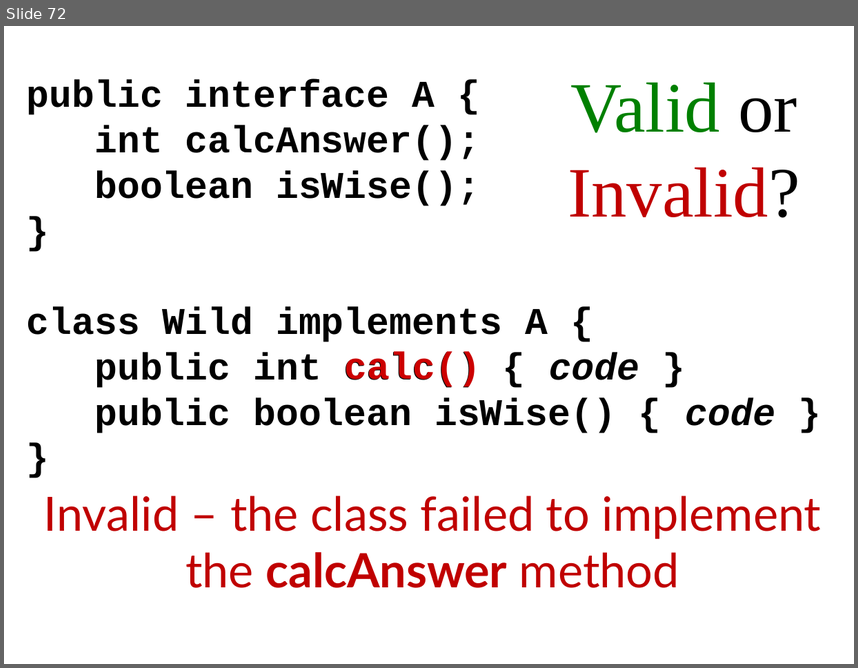
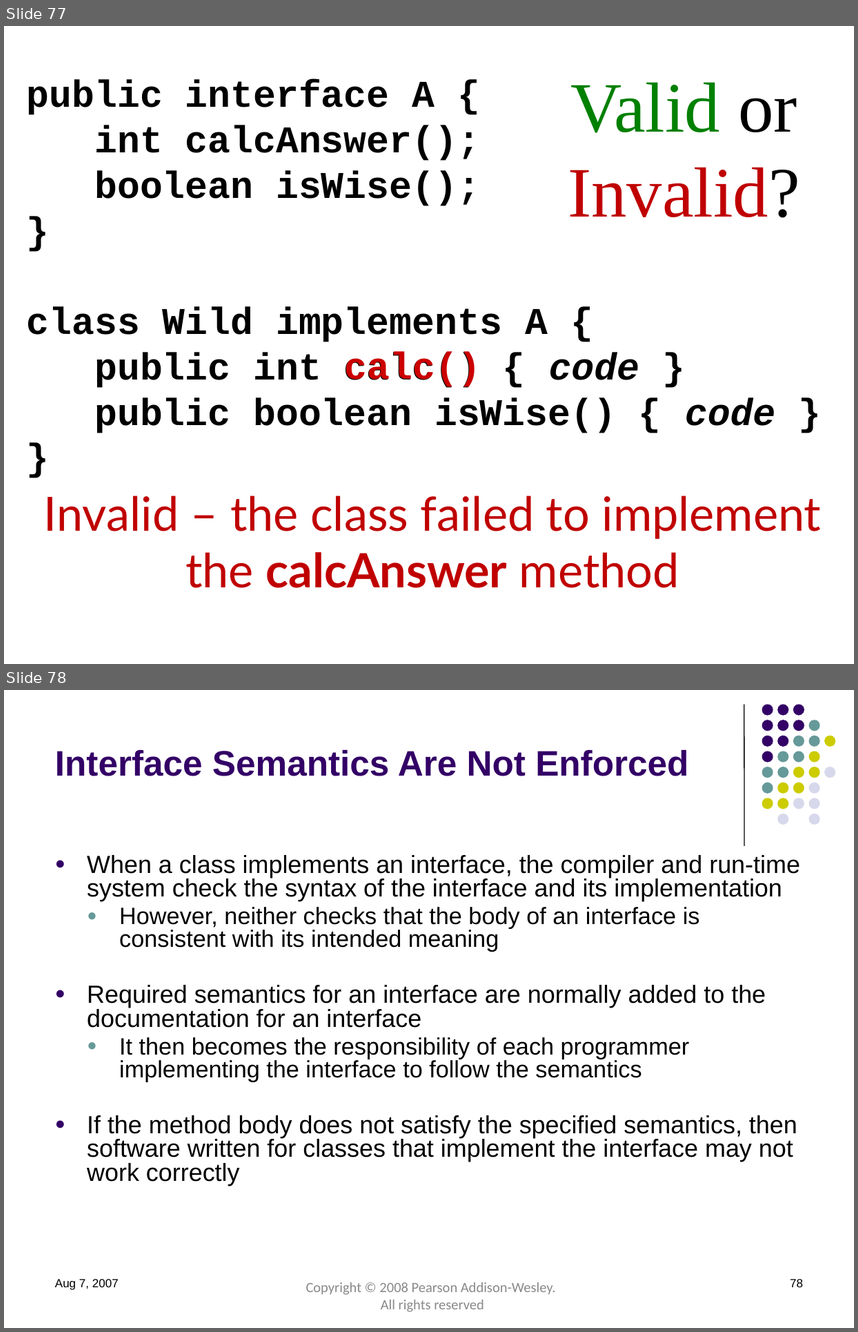
Before and after one commit to Cy-FairCS/cs3, a slide deck: u04b_interfaces/notes/_interfaces notes.pptx. Shown one above the other, each under a label of ours: slide 72 before the commit, slides 77 and 78 after it. The pictures are 858x668 and 858x1332 pixels, drawn with LibreOffice and Linux fonts; fonts in the diff are those of the drawing. Boxes give left, top, right and bottom in pixels: in the first picture for what was removed or moved away, otherwise in the second. Text is boxed around its words. In the diff, an @@ line names an element or a change of style, - is before the commit and + after.

```diff
--- a/u04b_interfaces/notes/_interfaces notes.pptx
+++ b/u04b_interfaces/notes/_interfaces notes.pptx
@@ slide 78 added at <box>4,690,854,1328</box>, background #FFFFFF @@
@@ line added from (744, 704) to (744, 845), #000000 0.75 pt @@
@@ title added at <box>55,749,688,776</box>, 30 pt, text #330066, bold @@
+Interface Semantics Are Not Enforced
@@ group added at <box>762,704,835,825</box>: 31 ellipses @@
@@ text added at <box>87,855,800,1185</box>, 21 pt, text #000000 @@
+● When a class implements an interface, the compiler and run-time system check the syntax of the interface and its implementation
+  ● However, neither checks that the body of an interface is consistent with its intended meaning
+● Required semantics for an interface are normally added to the documentation for an interface
+  ● It then becomes the responsibility of each programmer implementing the interface to follow the semantics
+● If the method body does not satisfy the specified semantics, then software written for classes that implement the interface may not work correctly
@@ text added at <box>55,1279,119,1290</box>, 10 pt, text #000000 @@
+Aug 7, 2007
@@ text added at <box>306,1282,556,1312</box>, 12 pt, text #898989 @@
+Copyright © 2008 Pearson Addison-Wesley.
+All rights reserved
@@ page number added at <box>790,1279,803,1287</box>, 10 pt, text #000000 @@
+78
@@ what was slide 72 is now slide 77 @@
```
Also in this commit, not shown: 6 slides changed, 5 other slides added.
